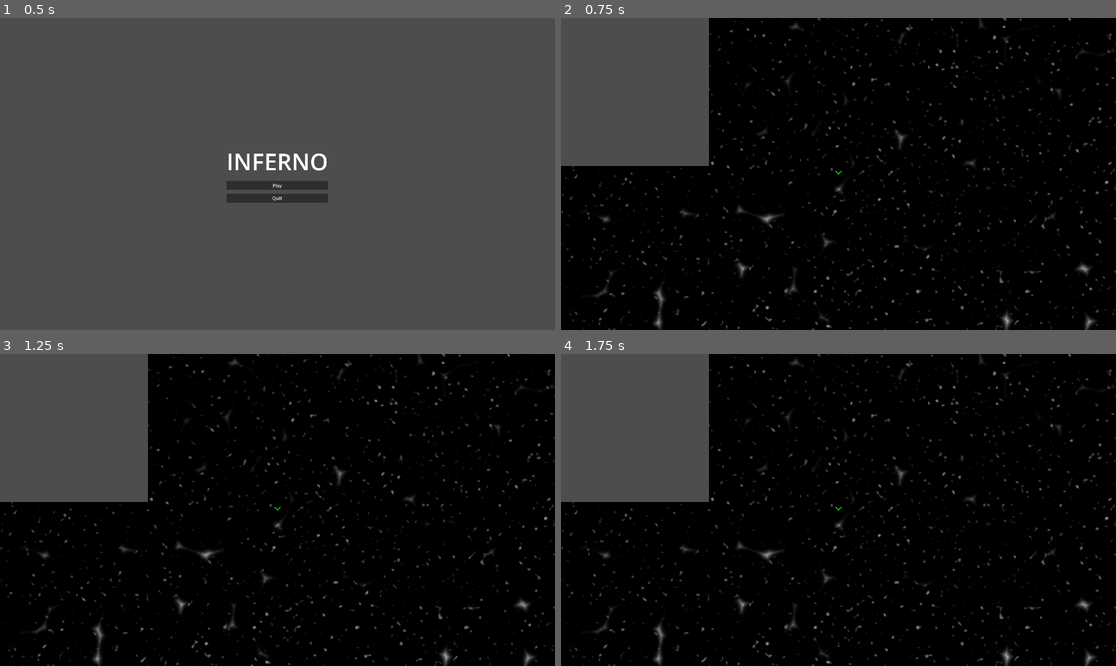
Above: before the commit, frames 1-4 (two rows, left to right).
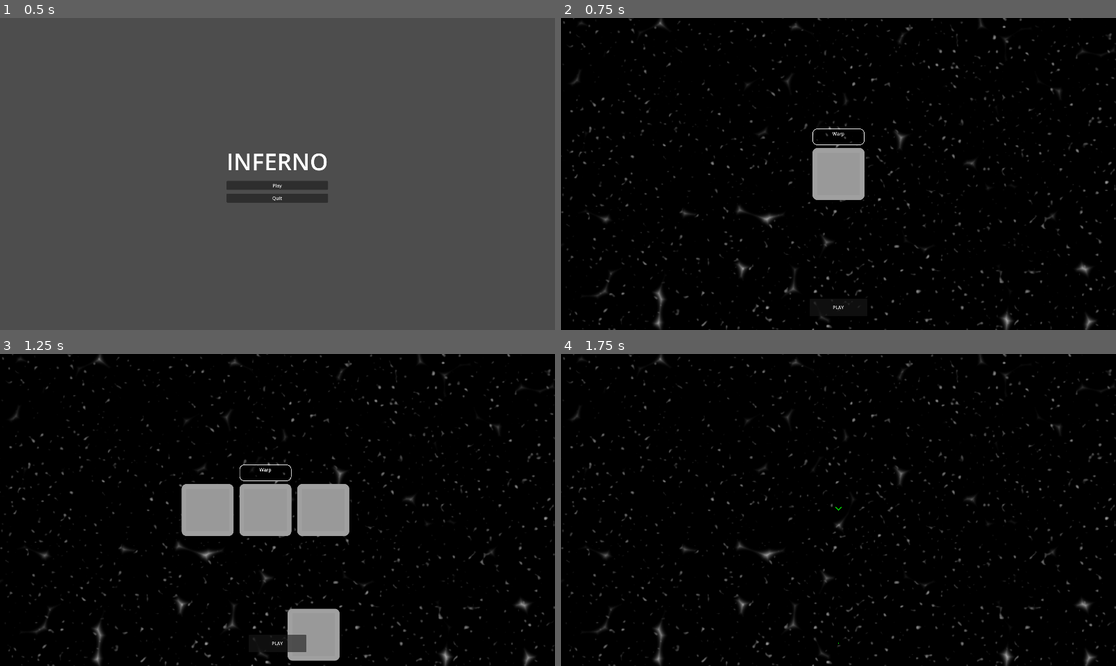
Above: after the commit, the same moments.

Repository: wpuerner/inferno
Game: Godot game, scene res://scenes/main_menu.tscn
The game is run twice, just before and just after one commit, with the same random seed, the same clock (stepped at 60 frames per second) and the same inputs.
Inputs (mouse positions are in pixels of both pictures, inside the frame that each line leads up to):
- Up to frame 1 (0.5 s): no input
- Up to frame 2 (0.75 s): click "Play" at 0.5 s
- Up to frame 3 (1.25 s): no input
- Up to frame 4 (1.75 s): click (838, 644) at 1.25 s, where only the run after the commit has a clickable "PLAY"

Frame 1 is identical in both runs. In frame 2, 14% of the frame differs, in the area x 0-55%, y 0-94%; in frame 3, 19%, in the area x 0-63%, y 0-99%; in frame 4, 13%.
Error before the commit: Invalid assignment of property or key 'text' with value of type 'String' on a base object of type 'null instance'. (res://scenes/main.gd:18)

Commit message:
update flocking mob; fix main node

Diff:
--- a/scenes/handlers/rune_pool.gd
+++ b/scenes/handlers/rune_pool.gd
@@ -8,12 +8,11 @@
 	"res://scenes/runes/warp/warp.tscn"
 ]
 
-var hand: Array[Rune]
 var deck: Array[Rune]
 var discard: Array[Rune]
 
 func get_hand() -> Array[Rune]:
-	var hand
+	var hand: Array[Rune] = []
 	for i in range(0, 5):
 		if deck.size() == 0:
 			deck.append(discard.duplicate(true))
--- a/scenes/main.gd
+++ b/scenes/main.gd
@@ -1,34 +1,11 @@
 extends Node2D
 
-@onready var event_bus: Node = get_node("/root/EventBus")
-@onready var player: Node2D = $Player
-@onready var level: Node = $Level
-
-var rng: RandomNumberGenerator = RandomNumberGenerator.new()
-var level_number: int = 1
+@onready var hand: Node2D = find_child("Hand")
 
 func _ready():
-	event_bus.game_restarted.connect(_restart_game)
-	event_bus.player_requested_next_level.connect(_switch_levels)
-	event_bus.player_activated_hand.connect(_start_gameplay)
-	_load_level()
-	$GameCamera.player = $Player
+	$HandCanvasLayer.find_child("Hand").position = get_viewport_rect().size / 2
+	$HandCanvasLayer.visible = true
+	hand.open_with_runes($RunePool.get_hand())
 
-func _load_level():
-	find_child("LevelNumberLabel").text = str(level_number)
-	event_bus.load_level()
-	_start_pre_level()
-
-func _start_pre_level():
-	event_bus.start_pre_level()
-
-func _start_gameplay():
-	event_bus.start_gameplay()
-
-func _switch_levels():
-	level_number += 1
-	_load_level()
-
-func _restart_game():
-	level_number = 1
-	_load_level()
+func _on_play_button_pressed():
+	$HandCanvasLayer.visible = false
--- a/scenes/main.tscn
+++ b/scenes/main.tscn
@@ -1,18 +1,8 @@
-[gd_scene load_steps=21 format=3 uid="uid://bl5h7px3w3u8b"]
+[gd_scene load_steps=11 format=3 uid="uid://bl5h7px3w3u8b"]
 
 [ext_resource type="PackedScene" uid="uid://pdahs317ljur" path="res://scenes/player/player.tscn" id="1_tjb1v"]
 [ext_resource type="Script" path="res://scenes/main.gd" id="1_vyh3l"]
-[ext_resource type="Script" path="res://scenes/handlers/mana_handler.gd" id="3_vxcn8"]
-[ext_resource type="Script" path="res://scenes/handlers/bullet_handler.gd" id="4_6fohk"]
-[ext_resource type="Resource" uid="uid://bbpwmmq75kbng" path="res://scenes/attributes/fire_rate/fire_rate_attribute.tres" id="5_cej1e"]
-[ext_resource type="Resource" uid="uid://yvstek8jsq1s" path="res://scenes/attributes/automatic_fire/automatic_fire_attribute.tres" id="6_4q5i8"]
-[ext_resource type="Script" path="res://scenes/attributes/attribute/attribute.gd" id="8_2b871"]
-[ext_resource type="Script" path="res://scenes/handlers/attribute_handler.gd" id="8_eheqx"]
-[ext_resource type="Resource" uid="uid://l35nc4pia1xa" path="res://scenes/attributes/spread_angle/spread_angle_attribute.tres" id="10_wwfku"]
-[ext_resource type="Resource" uid="uid://x35ji78kslr2" path="res://scenes/attributes/bullet_spawn/bullet_spawn_attribute.tres" id="11_ndstk"]
-[ext_resource type="Resource" uid="uid://cy6fljp2cby66" path="res://scenes/attributes/num_bullets/num_bullets_attribute.tres" id="11_s3s50"]
 [ext_resource type="Script" path="res://scenes/handlers/rune_pool.gd" id="12_pu1ml"]
-[ext_resource type="Resource" uid="uid://cor4v0lch1y7b" path="res://scenes/attributes/projectile/projectile_attribute.tres" id="12_y82au"]
 [ext_resource type="PackedScene" uid="uid://drn72cu2ncene" path="res://scenes/runes/rapid_fire/rapid_fire.tscn" id="13_g0dpi"]
 [ext_resource type="PackedScene" uid="uid://bsaoofryqsgo8" path="res://scenes/runes/explosive/explosive.tscn" id="14_y5m0x"]
 [ext_resource type="PackedScene" uid="uid://v55nyikrr6u6" path="res://scenes/runes/scatter_shot/scatter_shot.tscn" id="15_2rxl3"]
@@ -26,19 +16,6 @@
 script = ExtResource("1_vyh3l")
 
 [node name="Player" parent="." instance=ExtResource("1_tjb1v")]
-
-[node name="ManaHandler" type="Node" parent="."]
-script = ExtResource("3_vxcn8")
-
-[node name="BulletHandler" type="Node" parent="."]
-script = ExtResource("4_6fohk")
-fire_rate_attribute = ExtResource("5_cej1e")
-automatic_fire_attribute = ExtResource("6_4q5i8")
-num_bullets_attribute = ExtResource("11_s3s50")
-
-[node name="AttributeHandler" type="Node" parent="."]
-script = ExtResource("8_eheqx")
-attributes = Array[ExtResource("8_2b871")]([ExtResource("6_4q5i8"), ExtResource("5_cej1e"), ExtResource("10_wwfku"), ExtResource("11_s3s50"), ExtResource("11_ndstk"), ExtResource("12_y82au")])
 
 [node name="RunePool" type="Node" parent="."]
 script = ExtResource("12_pu1ml")
@@ -65,19 +42,26 @@
 
 [node name="Warp2" parent="RunePool" instance=ExtResource("17_dhgyn")]
 
-[node name="CanvasLayer" type="CanvasLayer" parent="."]
+[node name="HandCanvasLayer" type="CanvasLayer" parent="."]
 
-[node name="SubViewportContainer" type="SubViewportContainer" parent="CanvasLayer"]
+[node name="Hand" parent="HandCanvasLayer" instance=ExtResource("19_j6yop")]
+
+[node name="MarginContainer" type="MarginContainer" parent="HandCanvasLayer"]
 anchors_preset = 15
 anchor_right = 1.0
 anchor_bottom = 1.0
 grow_horizontal = 2
 grow_vertical = 2
+theme_override_constants/margin_bottom = 48
 
-[node name="SubViewport" type="SubViewport" parent="CanvasLayer/SubViewportContainer"]
-handle_input_locally = false
-render_target_update_mode = 4
+[node name="PlayButton" type="Button" parent="HandCanvasLayer/MarginContainer"]
+custom_minimum_size = Vector2(200, 60)
+layout_mode = 2
+size_flags_horizontal = 4
+size_flags_vertical = 8
+text = "PLAY"
 
-[node name="Hand" parent="CanvasLayer/SubViewportContainer/SubViewport" instance=ExtResource("19_j6yop")]
+[node name="GameCamera" parent="." node_paths=PackedStringArray("player") instance=ExtResource("20_q2ocl")]
+player = NodePath("../Player")
 
-[node name="GameCamera" parent="." instance=ExtResource("20_q2ocl")]
+[connection signal="pressed" from="HandCanvasLayer/MarginContainer/PlayButton" to="." method="_on_play_button_pressed"]
--- a/scenes/mobs/flocking_mob/flocking_mob.gd
+++ b/scenes/mobs/flocking_mob/flocking_mob.gd
@@ -1,14 +1,18 @@
 extends CharacterBody2D
 
-# Forward will be the positive x axis to make angle_to_point easier to process
+@export var target: Node2D
+
+var health: int = 3
+var close_peers: Array[Node2D] = []
 
 const STEERING_FORCE: float = 3.0
-const SEPARATION_FACTOR: float = 100.0
+const SEPARATION_FACTOR: float = 50.0
 const VIEW_ANGLE: float = 0.50 * PI  # The angle on either side of the forward axis where neighbors are visible
 const MOVE_SPEED: float = 80.0
 
-var target: Node2D
-var close_peers: Array[Node2D] = []
+func apply_damage(amount: int):
+	health -= amount
+	if health <= 0: queue_free()
 
 func _physics_process(delta: float):
 	if target == null:
@@ -58,3 +62,6 @@
 	while abs(from_angle - to_angle) > PI:
 		to_angle += direction * 2 * PI
 	return to_angle - from_angle
+
+func _draw():
+	draw_circle(Vector2.ZERO, 20, Color.RED, false, 5)
--- a/scenes/mobs/flocking_mob/flocking_mob.tscn
+++ b/scenes/mobs/flocking_mob/flocking_mob.tscn
@@ -1,10 +1,8 @@
-[gd_scene load_steps=5 format=3 uid="uid://bnek4ymnsbngc"]
+[gd_scene load_steps=4 format=3 uid="uid://bnek4ymnsbngc"]
 
-[ext_resource type="Texture2D" uid="uid://b6biwhun3xsxg" path="res://icon.svg" id="1_75qsy"]
 [ext_resource type="Script" path="res://scenes/mobs/flocking_mob/flocking_mob.gd" id="1_lc5pu"]
 
-[sub_resource type="RectangleShape2D" id="RectangleShape2D_04du0"]
-size = Vector2(26, 26)
+[sub_resource type="CircleShape2D" id="CircleShape2D_gny7l"]
 
 [sub_resource type="CircleShape2D" id="CircleShape2D_08w3n"]
 radius = 92.0489
@@ -15,12 +13,7 @@
 script = ExtResource("1_lc5pu")
 
 [node name="CollisionShape2D" type="CollisionShape2D" parent="."]
-shape = SubResource("RectangleShape2D_04du0")
-
-[node name="Sprite2D" type="Sprite2D" parent="."]
-rotation = 1.5708
-scale = Vector2(0.25, 0.25)
-texture = ExtResource("1_75qsy")
+shape = SubResource("CircleShape2D_gny7l")
 
 [node name="Area2D" type="Area2D" parent="."]
 collision_layer = 0
--- a/scenes/mobs/flocking_mob/flocking_mob_test.gd
+++ b/scenes/mobs/flocking_mob/flocking_mob_test.gd
@@ -1,8 +1,6 @@
 extends Node2D
 
 func _ready():
-	var rng = RandomNumberGenerator.new()
-
 	for child in get_children():
 		if child != $Target:
 			child.target = $Target
--- a/scenes/mobs/flocking_mob/flocking_mob_test.tscn
+++ b/scenes/mobs/flocking_mob/flocking_mob_test.tscn
@@ -21,5 +21,38 @@
 [node name="FlockingMob4" parent="." instance=ExtResource("2_qgpnr")]
 position = Vector2(832, 418)
 
+[node name="FlockingMob5" parent="." instance=ExtResource("2_qgpnr")]
+position = Vector2(832, 418)
+
+[node name="FlockingMob6" parent="." instance=ExtResource("2_qgpnr")]
+position = Vector2(832, 418)
+
+[node name="FlockingMob7" parent="." instance=ExtResource("2_qgpnr")]
+position = Vector2(832, 418)
+
+[node name="FlockingMob8" parent="." instance=ExtResource("2_qgpnr")]
+position = Vector2(832, 418)
+
+[node name="FlockingMob9" parent="." instance=ExtResource("2_qgpnr")]
+position = Vector2(832, 418)
+
+[node name="FlockingMob10" parent="." instance=ExtResource("2_qgpnr")]
+position = Vector2(832, 418)
+
+[node name="FlockingMob11" parent="." instance=ExtResource("2_qgpnr")]
+position = Vector2(832, 418)
+
+[node name="FlockingMob12" parent="." instance=ExtResource("2_qgpnr")]
+position = Vector2(832, 418)
+
+[node name="FlockingMob13" parent="." instance=ExtResource("2_qgpnr")]
+position = Vector2(832, 418)
+
+[node name="FlockingMob14" parent="." instance=ExtResource("2_qgpnr")]
+position = Vector2(832, 418)
+
+[node name="FlockingMob15" parent="." instance=ExtResource("2_qgpnr")]
+position = Vector2(832, 418)
+
 [node name="Target" type="Sprite2D" parent="."]
 texture = SubResource("PlaceholderTexture2D_ceqf2")
--- a/scenes/player/player_test.tscn
+++ b/scenes/player/player_test.tscn
@@ -1,8 +1,9 @@
-[gd_scene load_steps=4 format=3 uid="uid://xn0smvde8weo"]
+[gd_scene load_steps=5 format=3 uid="uid://xn0smvde8weo"]
 
 [ext_resource type="PackedScene" uid="uid://pdahs317ljur" path="res://scenes/player/player.tscn" id="1_axyg8"]
 [ext_resource type="Script" path="res://scenes/player/player_test.gd" id="1_pfifn"]
 [ext_resource type="PackedScene" uid="uid://dyxjrdhdnrs2b" path="res://scenes/game_camera.tscn" id="2_6bpwe"]
+[ext_resource type="PackedScene" uid="uid://bnek4ymnsbngc" path="res://scenes/mobs/flocking_mob/flocking_mob.tscn" id="4_lpej7"]
 
 [node name="PlayerTest" type="Node2D"]
 script = ExtResource("1_pfifn")
@@ -12,3 +13,7 @@
 [node name="GameCamera" parent="." node_paths=PackedStringArray("player") instance=ExtResource("2_6bpwe")]
 zoom = Vector2(1.2, 1.2)
 player = NodePath("../Player")
+
+[node name="FlockingMob" parent="." node_paths=PackedStringArray("target") instance=ExtResource("4_lpej7")]
+position = Vector2(-123, 4)
+target = NodePath("../Player")
